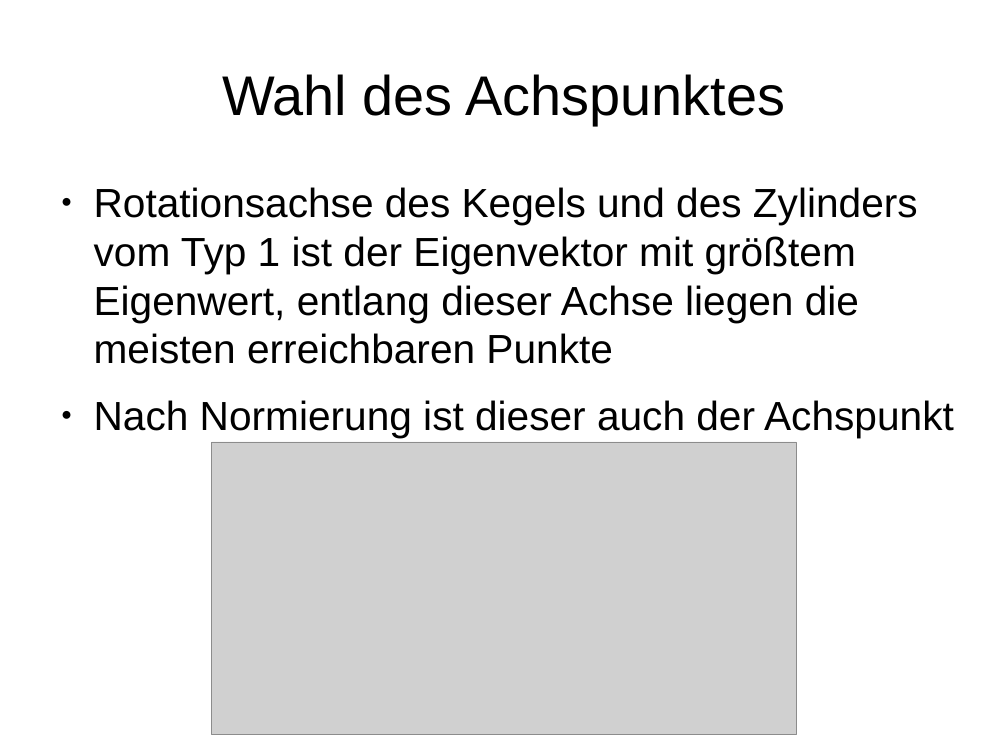
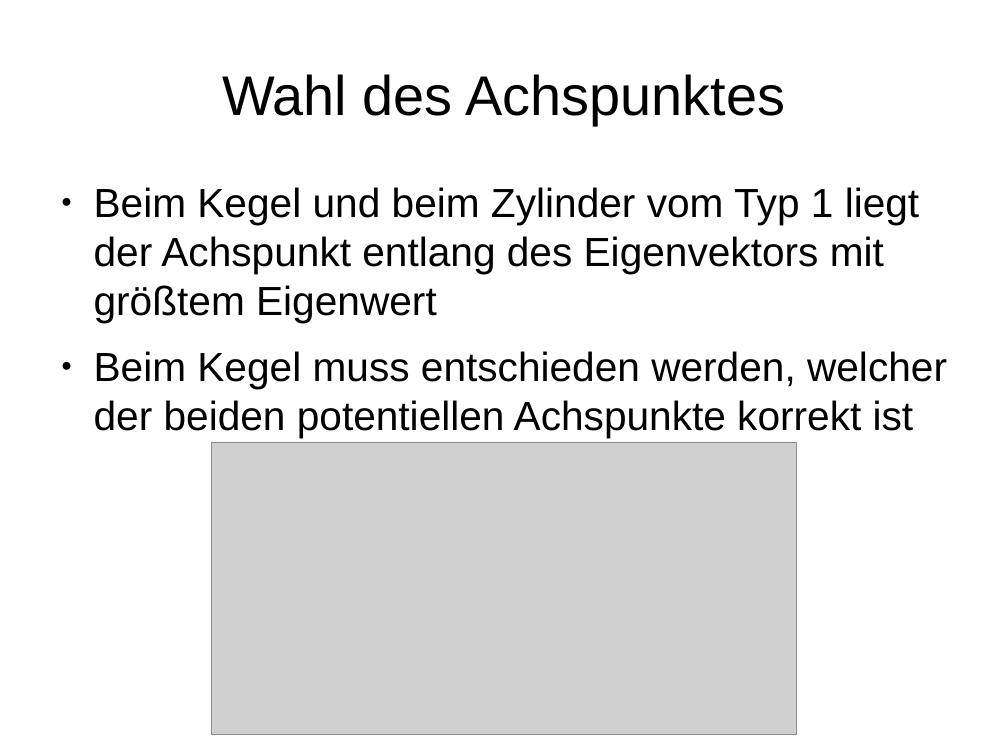
Before and after one commit to JochenKempfle/capability_map, a slide deck: slide 13 of Bachelorarbeit/Präsentation.odp (slide 15 before the commit). Drawn at 1008x756 pixels with LibreOffice and Linux fonts; fonts in the diff are those of the drawing; grey boxes stand for pictures. Boxes give left, top, right and bottom in pixels: in the first picture for what was removed or moved away, otherwise in the second. Text is boxed around its words. In the diff, an @@ line names an element or a change of style, - is before the commit and + after.

```diff
--- a/Bachelorarbeit/Präsentation.odp
+++ b/Bachelorarbeit/Präsentation.odp
@@ text at [94,187,947,438]: text changed @@
-● Rotationsachse des Kegels und des Zylinders vom Typ 1 ist der Eigenvektor mit größtem Eigenwert, entlang dieser Achse liegen die meisten erreichbaren Punkte
-● Nach Normierung ist dieser auch der Achspunkt
+● Beim Kegel und beim Zylinder vom Typ 1 liegt der Achspunkt entlang des Eigenvektors mit größtem Eigenwert
+● Beim Kegel muss entschieden werden, welcher der beiden potentiellen Achspunkte korrekt ist
```
Also in this commit, not shown: 10 other slides changed, 13 slides added, 16 slides removed.
